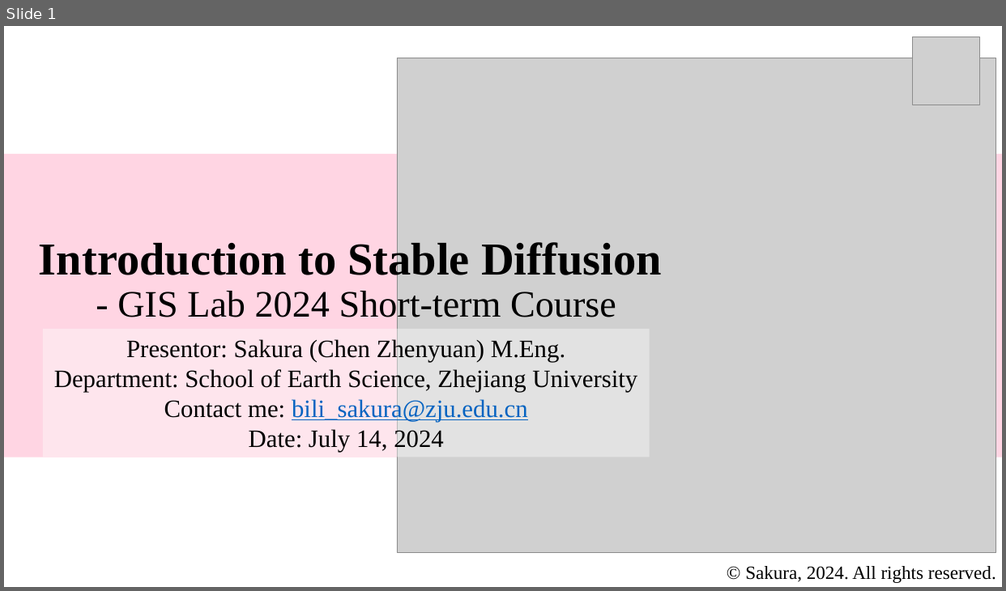
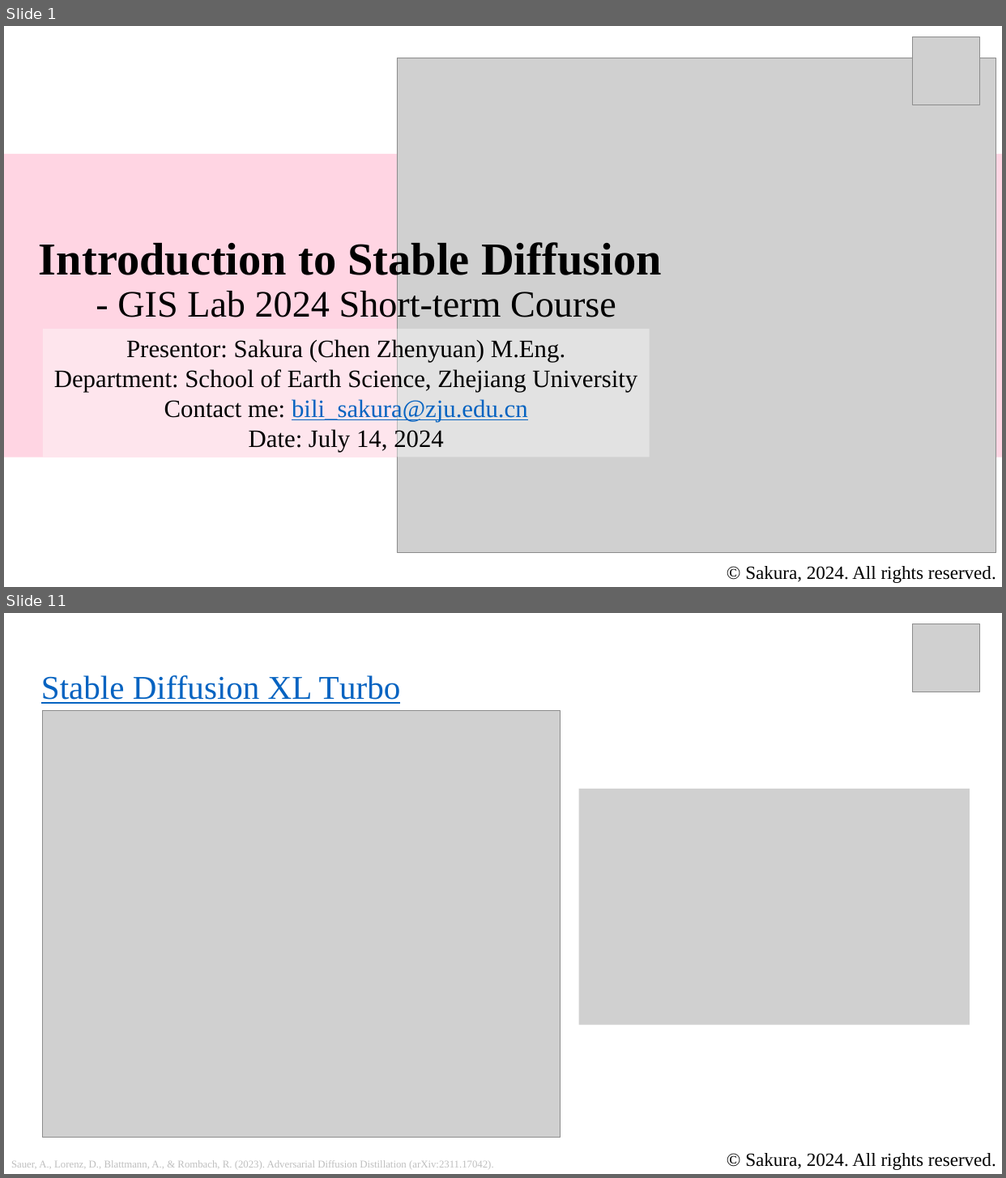
Before and after one commit to Bili-Sakura/GISLab-Short-Term-Course, a slide deck: lectures/Introduction_to_Stable_Diffusions_with_Codes.pptx. Shown one above the other, each under a label of ours: slide 1 before the commit, slides 1 and 11 after it; the slides between them are not shown. The pictures are 1006x591 and 1006x1178 pixels, drawn with LibreOffice and Linux fonts; fonts in the diff are those of the drawing; grey boxes stand for pictures. Boxes give left, top, right and bottom in pixels: in the first picture for what was removed or moved away, otherwise in the second. Text is boxed around its words. In the diff, an @@ line names an element or a change of style, - is before the commit and + after.

```diff
--- a/lectures/Introduction_to_Stable_Diffusions_with_Codes.pptx
+++ b/lectures/Introduction_to_Stable_Diffusions_with_Codes.pptx
@@ slide 11 added at (4, 613, 1002, 1174), background #FFFFFF @@
@@ picture added at (913, 624, 980, 692) @@
@@ text added at (41, 675, 401, 704), 32 pt, text #0563C1, underline @@
+  Stable Diffusion XL Turbo
@@ picture added at (43, 710, 560, 1138) @@
@@ picture added at (579, 789, 970, 1025) @@
@@ text added at (11, 1161, 494, 1169), 10 pt, text #BFBFBF @@
+Sauer, A., Lorenz, D., Blattmann, A., & Rombach, R. (2023). Adversarial Diffusion Distillation (arXiv:2311.17042).
@@ text added at (745, 1153, 996, 1170), 18 pt, text #000000 @@
+© Sakura, 2024. All rights reserved.
```
Also in this commit, not shown: 3 slides changed, 13 other slides added, 1 slide removed, 2 other files.
